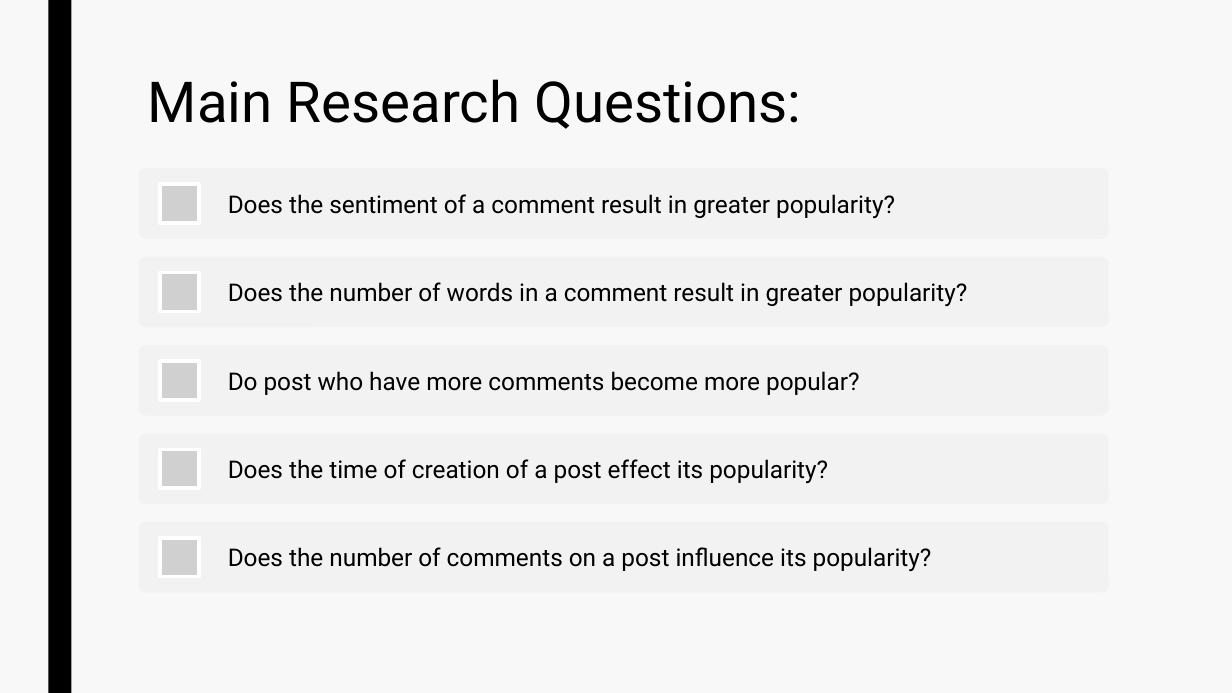
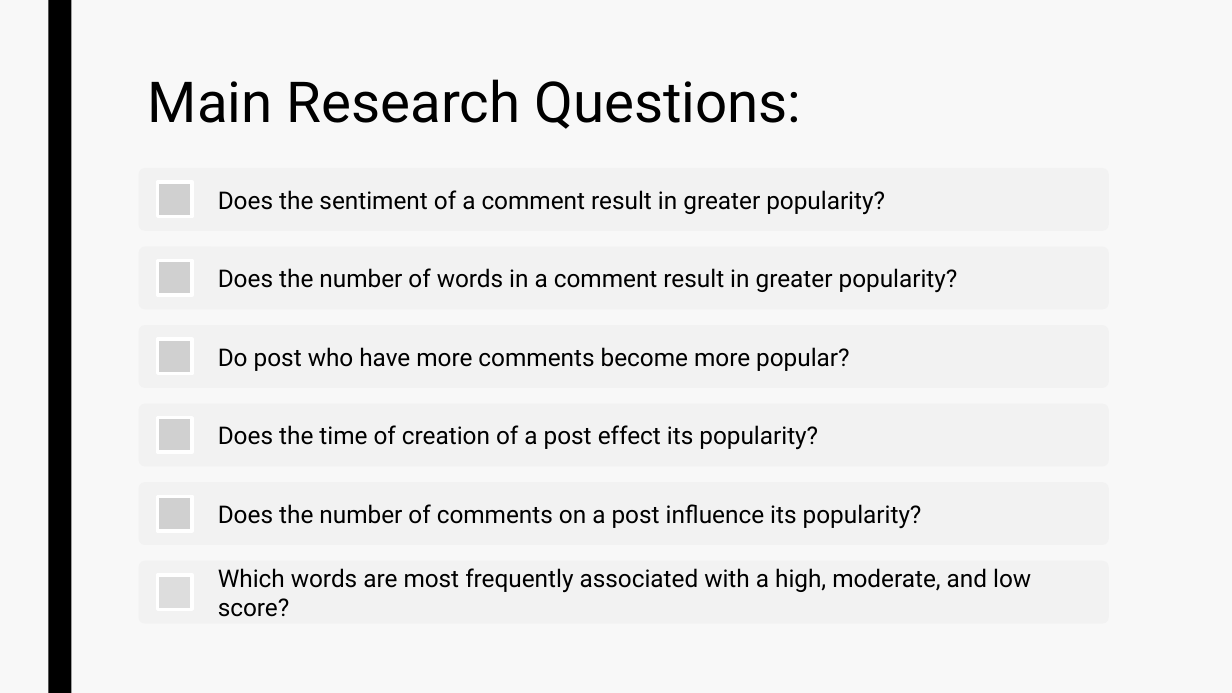
Before and after one commit to EvaTarr/CMPT412Project, a slide deck: slide 3 of presentation.pptx. Drawn at 1232x693 pixels with LibreOffice and Linux fonts; fonts in the diff are those of the drawing; grey boxes stand for pictures. Boxes give left, top, right and bottom in pixels: in the first picture for what was removed or moved away, otherwise in the second. Text is boxed around its words. In the diff, an @@ line names an element or a change of style, - is before the commit and + after.

```diff
--- a/presentation.pptx
+++ b/presentation.pptx
@@ rounded rectangle: place and size @@
-rounded rectangle at (139,168,1109,239)
+rounded rectangle at (139,168,1109,231)
@@ text "Does the sentiment of a ...": place and size @@
-text "Does the sentiment of a ..." at (228,194,895,219)
+text "Does the sentiment of a ..." at (218,190,885,215)
@@ picture: place and size @@
-picture at (160,184,199,223)
+picture at (158,182,192,216)
@@ rounded rectangle: place and size @@
-rounded rectangle at (139,257,1109,328)
+rounded rectangle at (139,247,1109,310)
@@ text "Does the number of words ...": place and size @@
-text "Does the number of words ..." at (228,282,968,307)
+text "Does the number of words ..." at (218,268,958,293)
@@ picture removed at (160,273,199,311) @@
@@ rounded rectangle: place and size @@
-rounded rectangle at (139,345,1109,416)
+rounded rectangle at (139,325,1109,388)
@@ text "Do post who have more ...": place and size @@
-text "Do post who have more ..." at (228,371,859,395)
+text "Do post who have more ..." at (218,347,849,371)
@@ picture: place and size @@
-picture at (160,361,199,400)
+picture at (158,339,192,373)
@@ rounded rectangle: place and size @@
-rounded rectangle at (139,433,1109,505)
+rounded rectangle at (139,404,1109,467)
@@ text "Does the time of creation ...": place and size @@
-text "Does the time of creation ..." at (228,459,828,484)
+text "Does the time of creation ..." at (218,425,818,450)
@@ picture removed at (160,449,199,488) @@
@@ text "Does the number of comments ...": place and size @@
-text "Does the number of comments ..." at (228,547,932,572)
+text "Does the number of comments ..." at (218,504,922,528)
@@ picture removed at (160,538,199,577) @@
@@ rounded rectangle: place and size @@
-rounded rectangle at (139,522,1109,593)
+rounded rectangle at (139,561,1109,624)
@@ group added at (139,261,1109,617): 3 pictures, 1 rounded rectangle, 1 rectangle, 1 text @@
+Which words are most frequently associated with a high, moderate, and low score?
```
Also in this commit, not shown: 5 other slides changed, 17 slides added, 1 slide removed.
